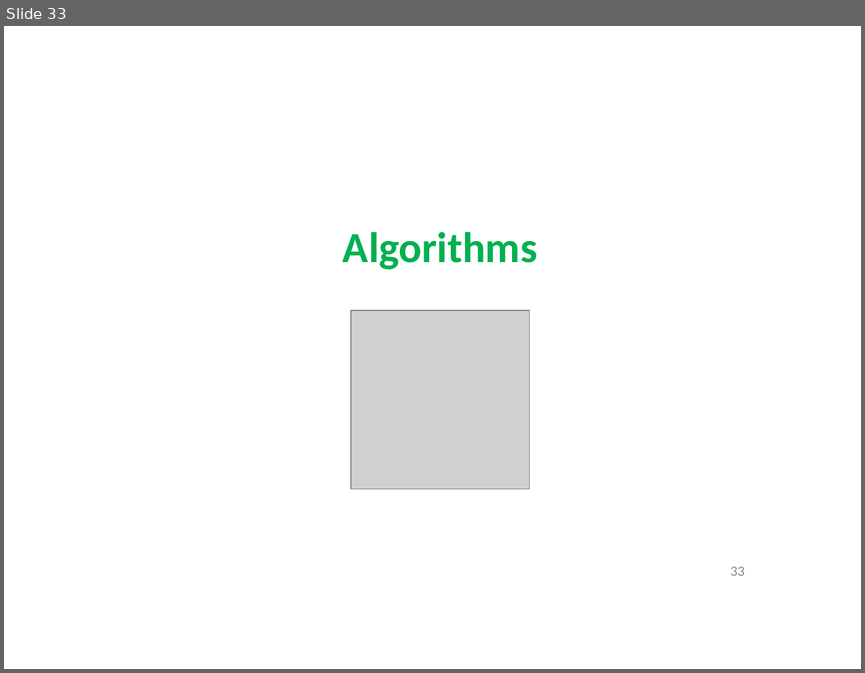
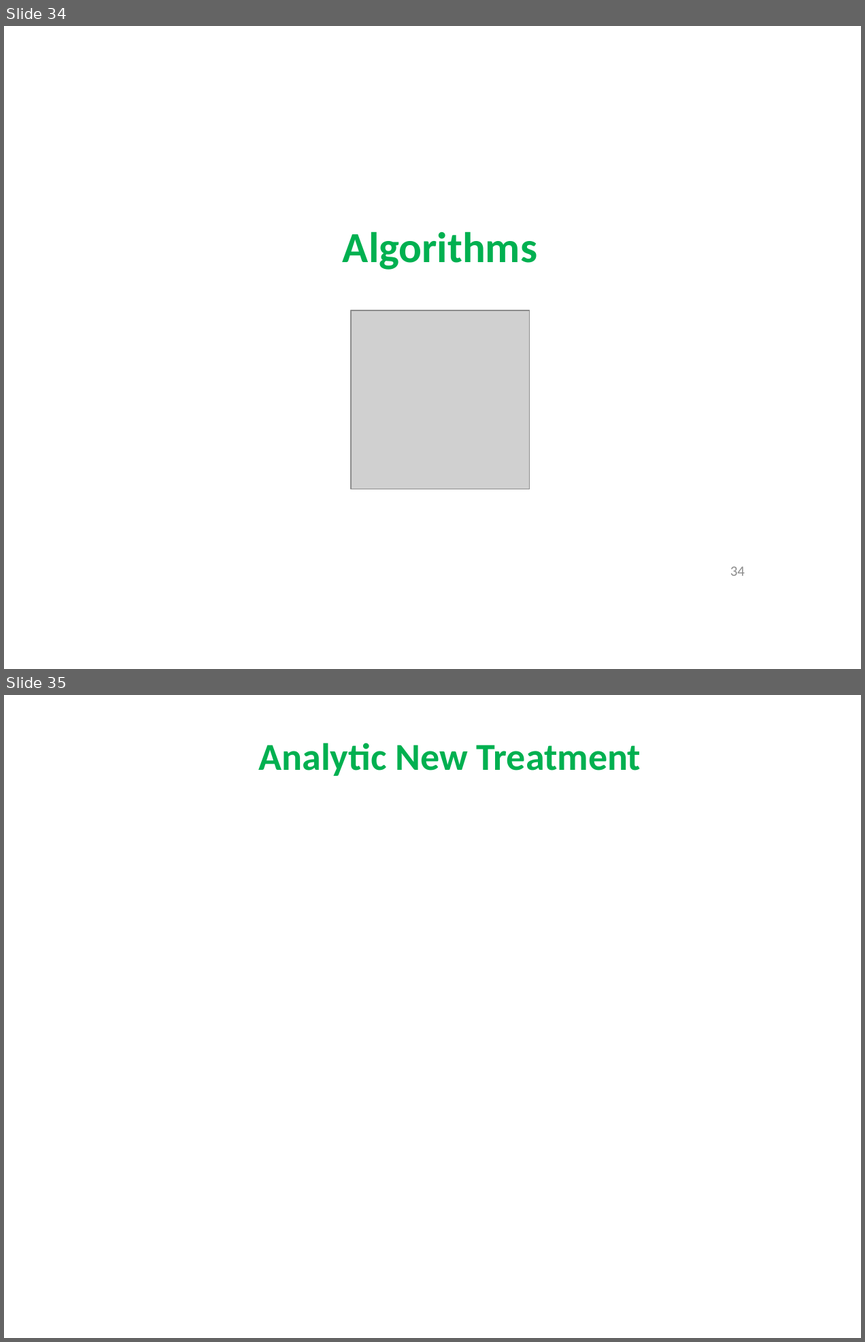
Before and after one commit to quantdse60878/HSTS, a slide deck: docs/Temperature Presentation/Khuong/khuong.pptx. Shown one above the other, each under a label of ours: slide 33 before the commit, slides 34 and 35 after it. The pictures are 865x673 and 865x1342 pixels, drawn with LibreOffice and Linux fonts; fonts in the diff are those of the drawing; grey boxes stand for pictures. Boxes give left, top, right and bottom in pixels: in the first picture for what was removed or moved away, otherwise in the second. Text is boxed around its words. In the diff, an @@ line names an element or a change of style, - is before the commit and + after.

```diff
--- a/docs/Temperature Presentation/Khuong/khuong.pptx
+++ b/docs/Temperature Presentation/Khuong/khuong.pptx
@@ slide 35 added at box(4, 695, 861, 1338), background #FFFFFF @@
@@ text added at box(259, 743, 641, 776), 32 pt, text #00B050, bold @@
+Analytic New Treatment
@@ what was slide 33 is now slide 34 @@
@@ page number at box(730, 566, 745, 575): text changed @@
-33
+34
```
Also in this commit, not shown: 8 slides changed, 9 other slides added.
